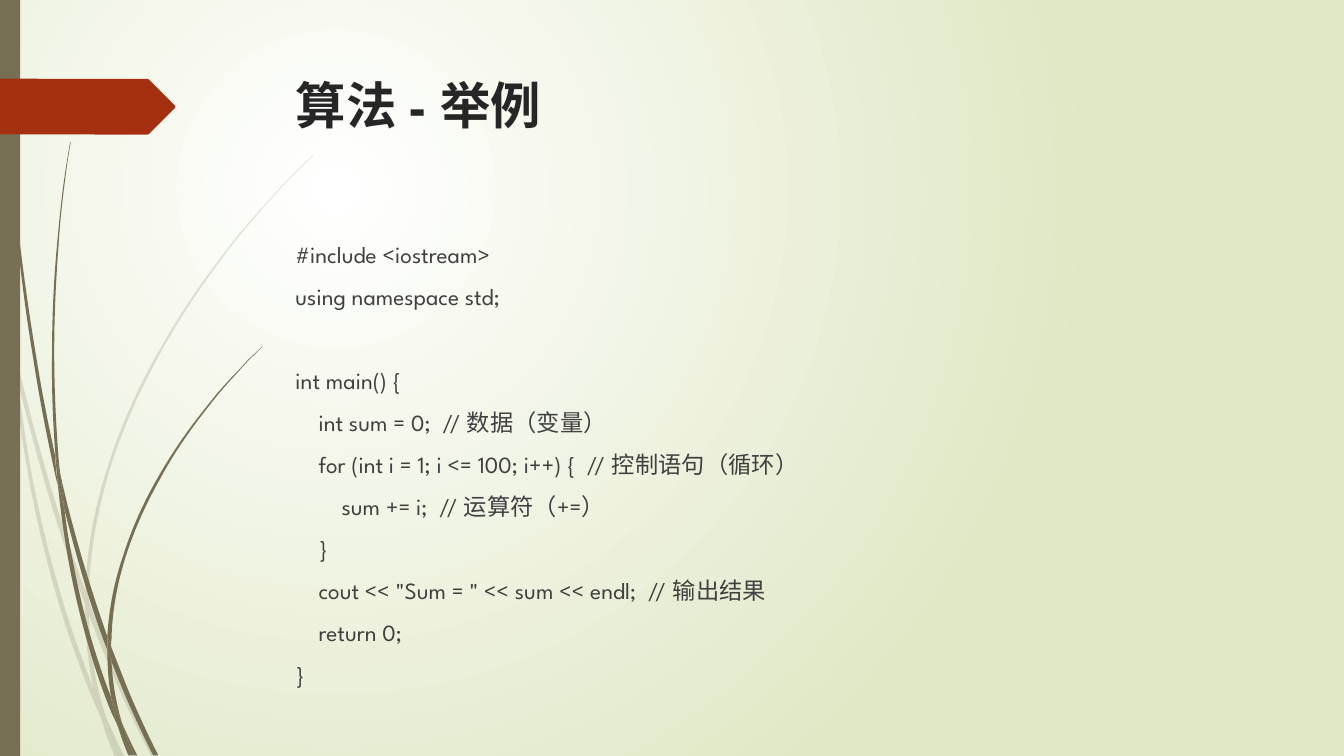
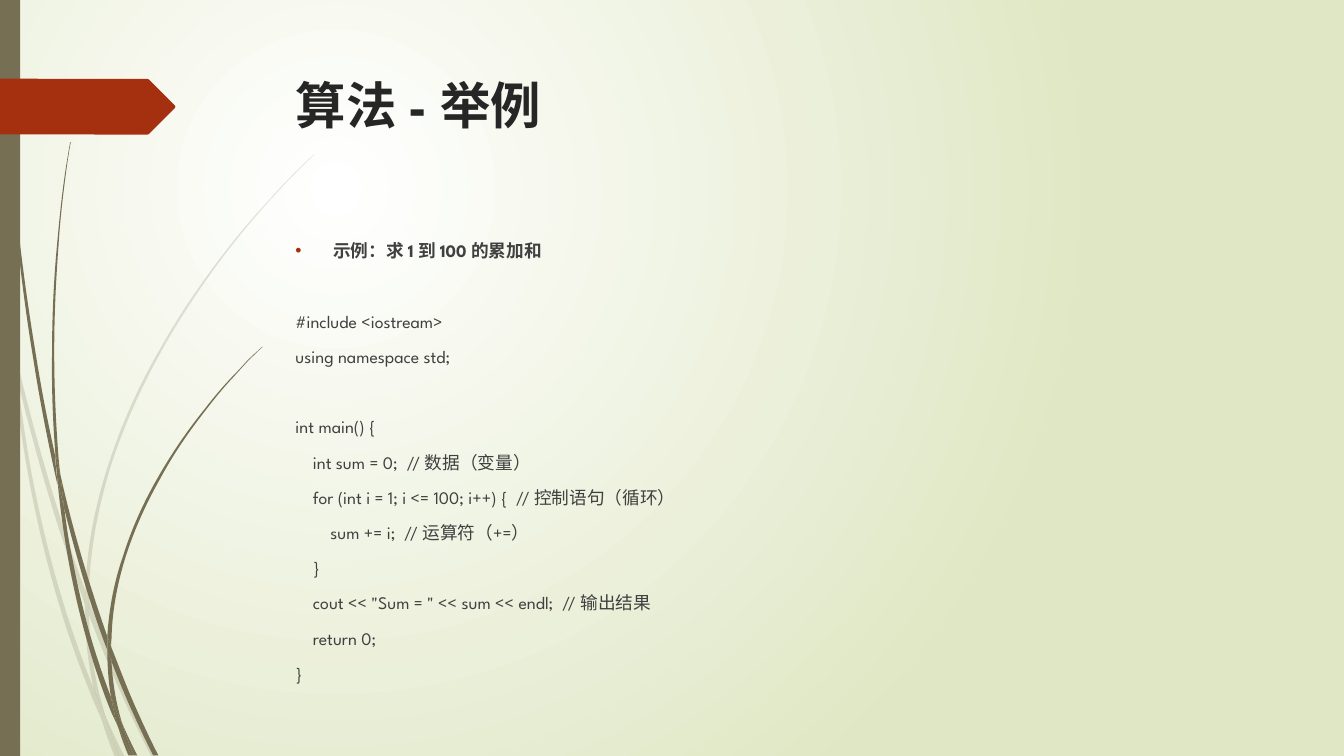
Before and after one commit to liuty2006/learn, a slide deck: slide 32 of learn_cpp/docs/C++语言培训.pptx. Drawn at 1344x756 pixels with LibreOffice and Linux fonts; fonts in the diff are those of the drawing. Boxes give left, top, right and bottom in pixels: in the first picture for what was removed or moved away, otherwise in the second. Text is boxed around its words. In the diff, an @@ line names an element or a change of style, - is before the commit and + after.

```diff
--- a/learn_cpp/docs/C++语言培训.pptx
+++ b/learn_cpp/docs/C++语言培训.pptx
@@ text at [333,242,542,259]: paragraph added @@
+• 示例：求 1 到 100 的累加和
@@ text at [295,316,675,647]: size 16.6 to 12.6 pt @@
```
Also in this commit, not shown: 1 other file.
